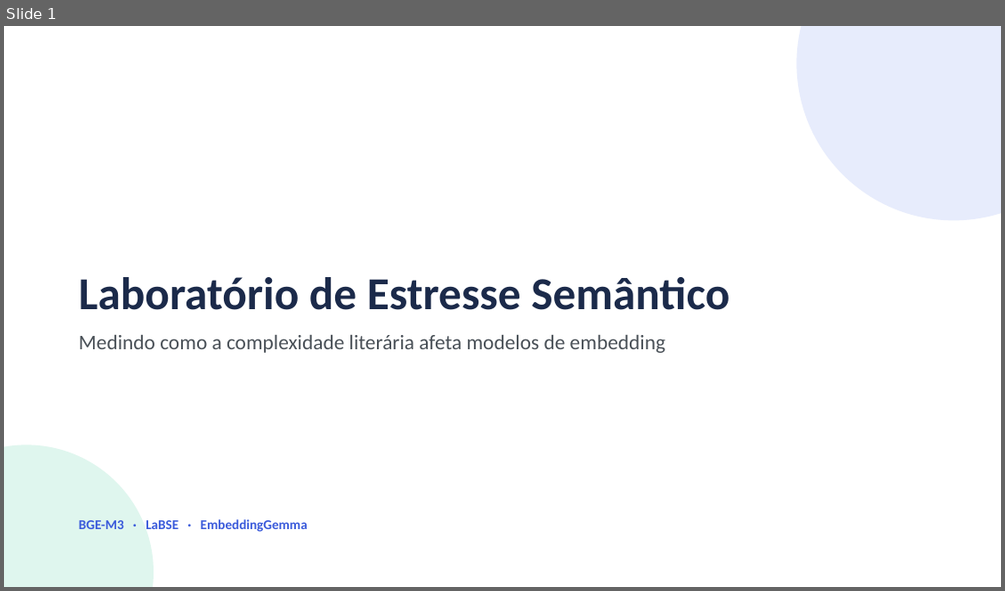
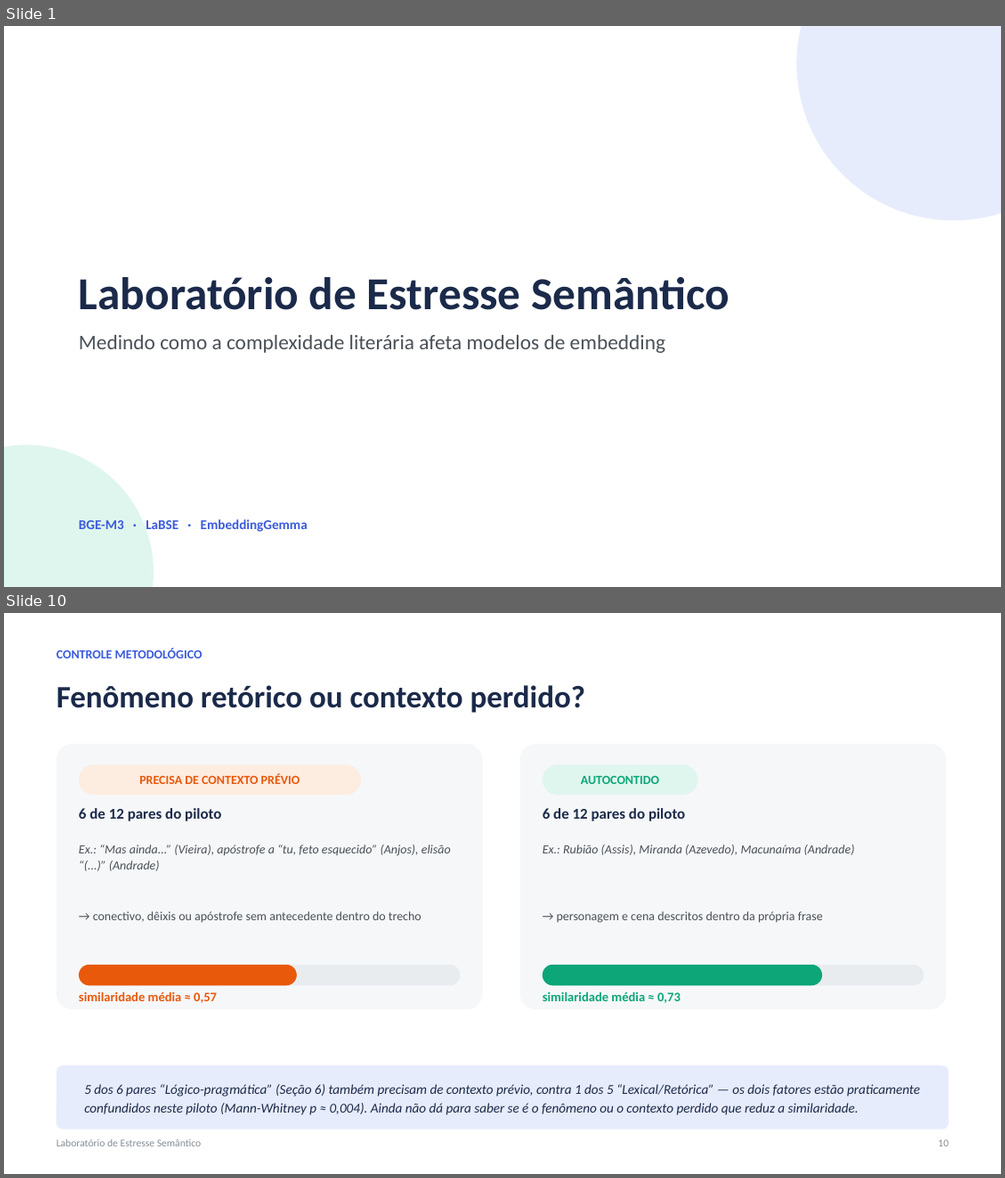
Before and after one commit to lalabohm/semantic-stress-lab, a slide deck: apresentacao/laboratorio_estresse_semantico.pptx. Shown one above the other, each under a label of ours: slide 1 before the commit, slides 1 and 10 after it; the slides between them are not shown. The pictures are 1005x591 and 1005x1178 pixels, drawn with LibreOffice and Linux fonts; fonts in the diff are those of the drawing. Boxes give left, top, right and bottom in pixels: in the first picture for what was removed or moved away, otherwise in the second. Text is boxed around its words. In the diff, an @@ line names an element or a change of style, - is before the commit and + after.

```diff
--- a/apresentacao/laboratorio_estresse_semantico.pptx
+++ b/apresentacao/laboratorio_estresse_semantico.pptx
@@ slide 10 added at (4, 613, 1001, 1174), background #FFFFFF @@
@@ text added at (57, 648, 202, 658), 12 pt, text #3B5BDB, bold @@
+CONTROLE METODOLÓGICO
@@ text added at (57, 685, 585, 713), 30 pt, text #1B2A4A, bold @@
+Fenômeno retórico ou contexto perdido?
@@ rounded rectangle added at (57, 744, 483, 1009), fill #F6F7F9 @@
@@ rounded rectangle added at (520, 744, 947, 1009), fill #F6F7F9 @@
@@ rounded rectangle added at (79, 765, 361, 795), fill #FDECE0, 12 pt, text #E8590C, bold @@
+PRECISA DE CONTEXTO PRÉVIO
@@ rounded rectangle added at (542, 765, 698, 795), fill #DFF6EE, 12 pt, text #0CA678, bold @@
+AUTOCONTIDO
@@ text added at (79, 808, 221, 821), 14.5 pt, text #1B2A4A, bold @@
+6 de 12 pares do piloto
@@ text added at (542, 808, 685, 821), 14.5 pt, text #1B2A4A, bold @@
+6 de 12 pares do piloto
@@ text added at (79, 844, 451, 871), 12 pt, text #495057, italic @@
+Ex.: “Mas ainda...” (Vieira), apóstrofe a “tu, feto esquecido” (Anjos), elisão “(...)” (Andrade)
@@ text added at (542, 844, 855, 855), 12 pt, text #495057, italic @@
+Ex.: Rubião (Assis), Miranda (Azevedo), Macunaíma (Andrade)
@@ text added at (93, 911, 421, 923), 12 pt, text #495057 @@
+→ conectivo, dêixis ou apóstrofe sem antecedente dentro do trecho
@@ text added at (557, 911, 823, 923), 12 pt, text #495057 @@
+→ personagem e cena descritos dentro da própria frase
@@ rounded rectangle added at (79, 965, 461, 985), fill #E9ECEF @@
@@ rounded rectangle added at (79, 965, 297, 985), fill #E8590C @@
@@ rounded rectangle added at (542, 965, 923, 985), fill #E9ECEF @@
@@ rounded rectangle added at (542, 965, 822, 985), fill #0CA678 @@
@@ text added at (79, 991, 217, 1003), 12.5 pt, text #E8590C, bold @@
+similaridade média ≈ 0,57
@@ text added at (542, 991, 680, 1003), 12.5 pt, text #0CA678, bold @@
+similaridade média ≈ 0,73
@@ rounded rectangle added at (57, 1065, 948, 1129), fill #E7ECFC, 13 pt, text #1B2A4A, italic @@
+5 dos 6 pares “Lógico-pragmática” (Seção 6) também precisam de contexto prévio, contra 1 dos 5 “Lexical/Retórica” — os dois fatores estão praticamente confundidos neste piloto (Mann-Whitney p ≈ 0,004). Ainda não dá para saber se é o fenômeno ou o contexto perdido que reduz a similaridade.
@@ text added at (57, 1139, 201, 1146), 10 pt, text #868E96 @@
+Laboratório de Estresse Semântico
@@ text added at (938, 1139, 948, 1146), 10 pt, text #868E96 @@
+10
```
Also in this commit, not shown: 6 slides changed, 4 other slides added, 21 other files.
